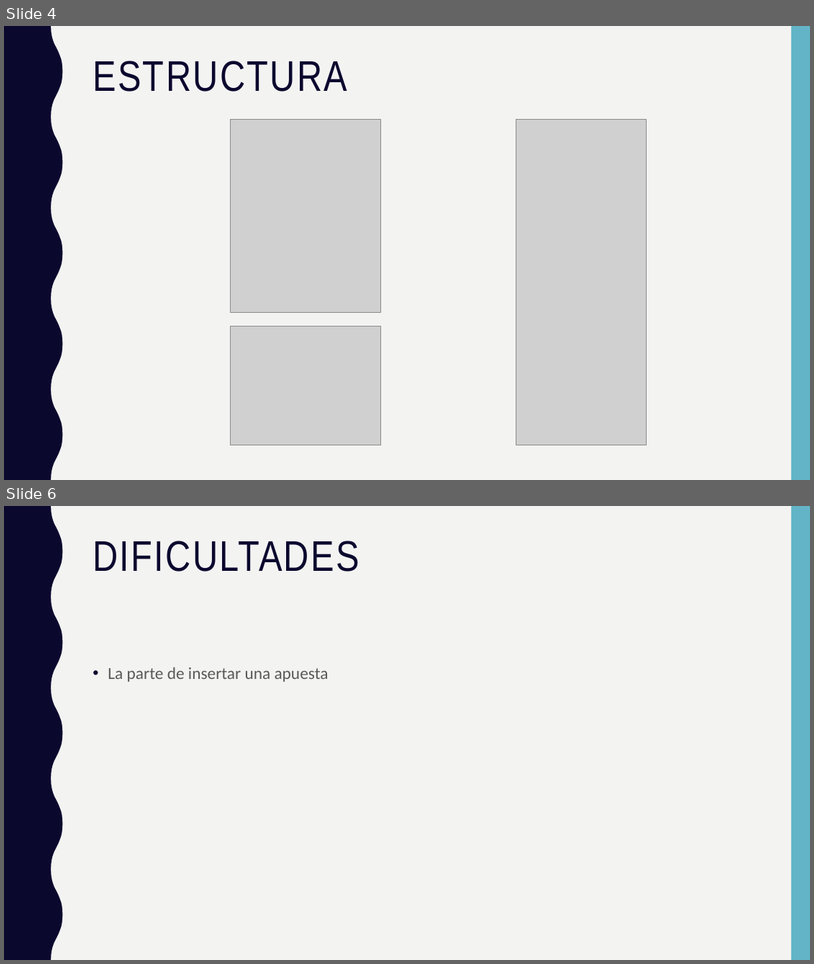
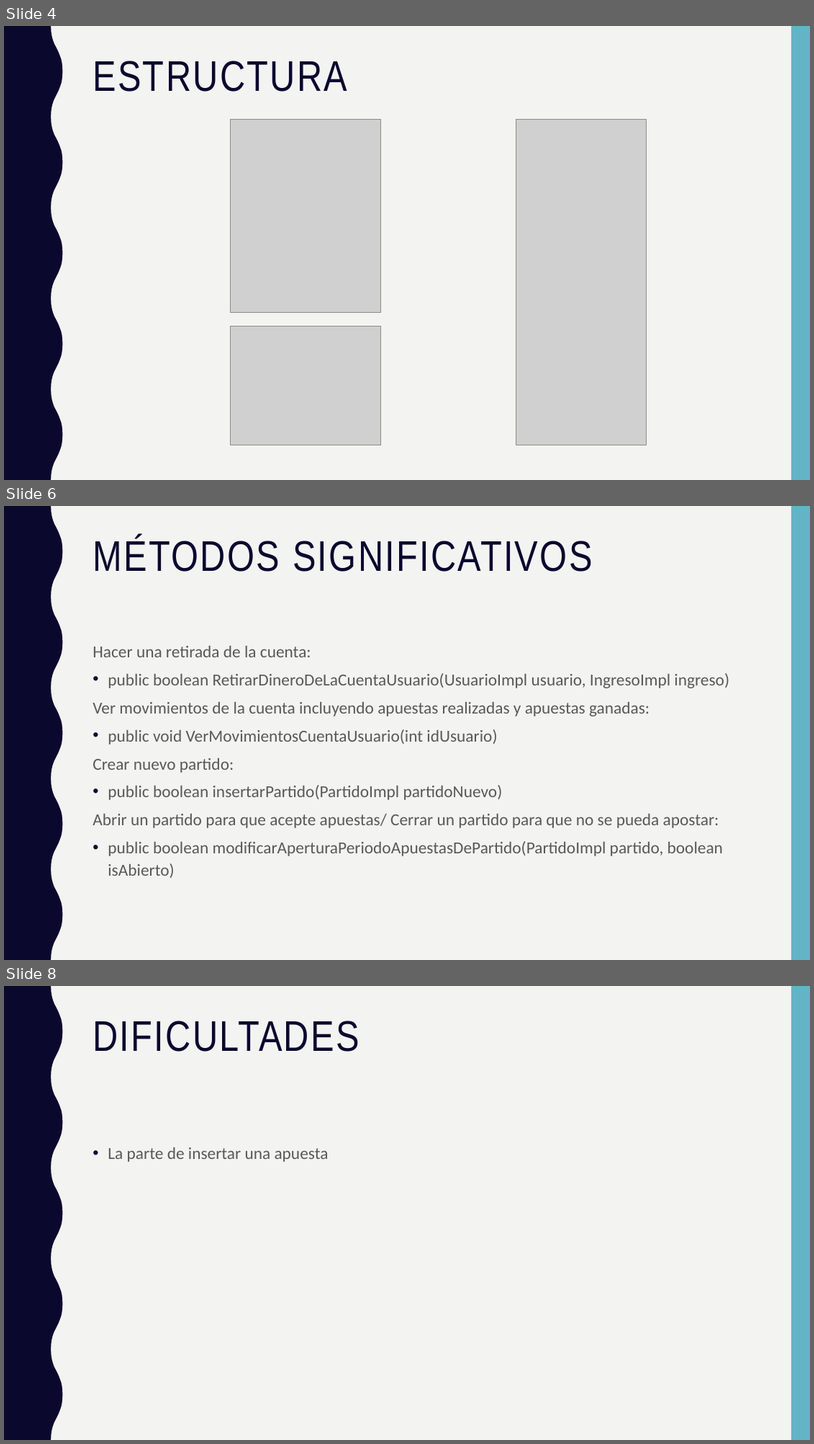
Before and after one commit to randomkwiz/ejercicioApuestasJDBC, a slide deck: ApuestasJDBC.pptx. Shown one above the other, each under a label of ours: slides 4 and 6 before the commit, slides 4, 6 and 8 after it; the slides between them are not shown. The pictures are 814x964 and 814x1444 pixels, drawn with LibreOffice and Linux fonts; fonts in the diff are those of the drawing; grey boxes stand for pictures. Boxes give left, top, right and bottom in pixels: in the first picture for what was removed or moved away, otherwise in the second. Text is boxed around its words. In the diff, an @@ line names an element or a change of style, - is before the commit and + after.

Commit message:
PowerPoint con métodos más significativos

```diff
--- a/ApuestasJDBC.pptx
+++ b/ApuestasJDBC.pptx
@@ slide 6 added at [4, 506, 810, 960], background #F3F3F2; not listed: 2 template elements that a slide beside it also shows @@
@@ title added at [93, 536, 592, 572], 51 pt, text #0B082E @@
+MÉTODOS SIGNIFICATIVOS
@@ text added at [93, 646, 730, 878], 20 pt, text #595959 @@
+Hacer una retirada de la cuenta:
+• public boolean RetirarDineroDeLaCuentaUsuario(UsuarioImpl usuario, IngresoImpl ingreso)
+Ver movimientos de la cuenta incluyendo apuestas realizadas y apuestas ganadas:
+• public void VerMovimientosCuentaUsuario(int idUsuario)
+Crear nuevo partido:
+• public boolean insertarPartido(PartidoImpl partidoNuevo)
+Abrir un partido para que acepte apuestas/ Cerrar un partido para que no se pueda apostar:
+• public boolean modificarAperturaPeriodoApuestasDePartido(PartidoImpl partido, boolean isAbierto)
@@ what was slide 6 is now slide 8 @@
```
Also in this commit, not shown: 1 slide changed, 1 other slide added.
